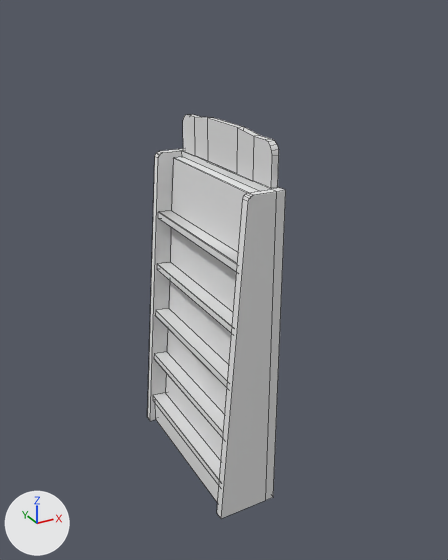
Before and after pictures for a commit that changed the FBX model Assets/GameCozeVideoTape/Art/Level_assets/Stellages/SM_stellaj_opera.fbx.
Both versions are drawn from a 50 mm camera at (-1.49, -2.84, 2.58) aimed at (0.02, -0.09, 1.2). Every picture has the same lights, and +X, +Y and +Z are marked at lower left. The older version comes first. Mesh edges are drawn as thin lines.
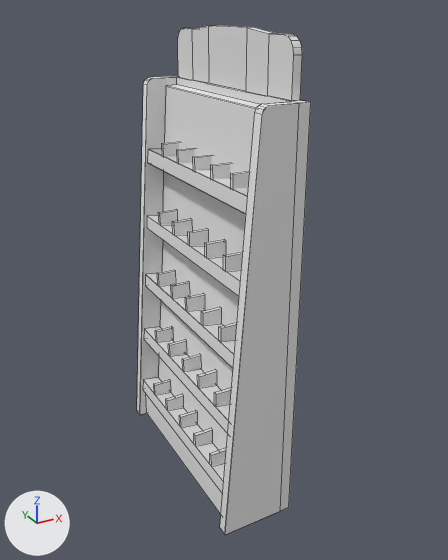
Changed parts and their boxes (x1, y1, x2, y2) in the pictures (448 x 560 px; the box of a moved part takes in the faces that stretch with it):
'Cube.006', reshaped (26% wider, 25% taller): before (148, 114, 286, 519); after (137, 26, 311, 534)
part 1 of me_cube_005, moved or reshaped: before (148, 114, 286, 519); after (137, 26, 311, 534)
part 2 of me_cube_005, rebuilt: before (153, 157, 257, 503); after (143, 85, 260, 514)
part 3 of me_cube_005, added: after (154, 142, 250, 466)

What changed in the scene script:
```text
Add mat_material:
    mat_material = principled_material('Material')
    mat_material.base_color = (0.8, 0.8, 0.8)  # white #e7e7e7
Change me_cube_005:
    used by ob_cube_006; location = (0.0, 0.0, 0.0)
    remove me_cube_005.from_pydata(...)  # 241 vertices, 204 faces; spans x -0.25..0.09, y -0.54..0.51, z 0.0..2.04
    add me_cube_005.from_pydata(...)  # 441 vertices, 304 faces; spans x -0.28..0.13, y -0.65..0.62, z 0.0..2.49
    me_cube_005 part 1: the loose piece of 149 vertices spanning x -0.25..0.09, y -0.54..0.51, z 0.0..2.04 is scaled about its middle by (1.21, 1.21, 1.22), then moved by (0.0, 0.0, 0.23), in mat_material (white #e7e7e7)
    me_cube_005 part 2: the loose piece of 92 vertices spanning x -0.22..0.05, y -0.49..0.47, z 0.0..1.78 is rebuilt with 92 vertices and now spans x -0.25..0.07, y -0.59..0.56, z 0.0..2.17, in mat_material (white #e7e7e7)
    me_cube_005 part 3
    150 vertices are added at x -0.24..0.0, y -0.42..0.38, z 0.27..1.88
    40 new vertices lie (0.0, 0.0, -0.09) away from vertices in x -0.13..0.0, y -0.42..0.38, z 0.34..1.88
    10 new vertices lie (0.0, 0.0, -0.09) away from vertices in x -0.13..0.0, y -0.23..-0.2, z 0.34..1.88
    100 new faces join them
    add me_cube_005.materials.append(mat_material)  # white #e7e7e7
```
